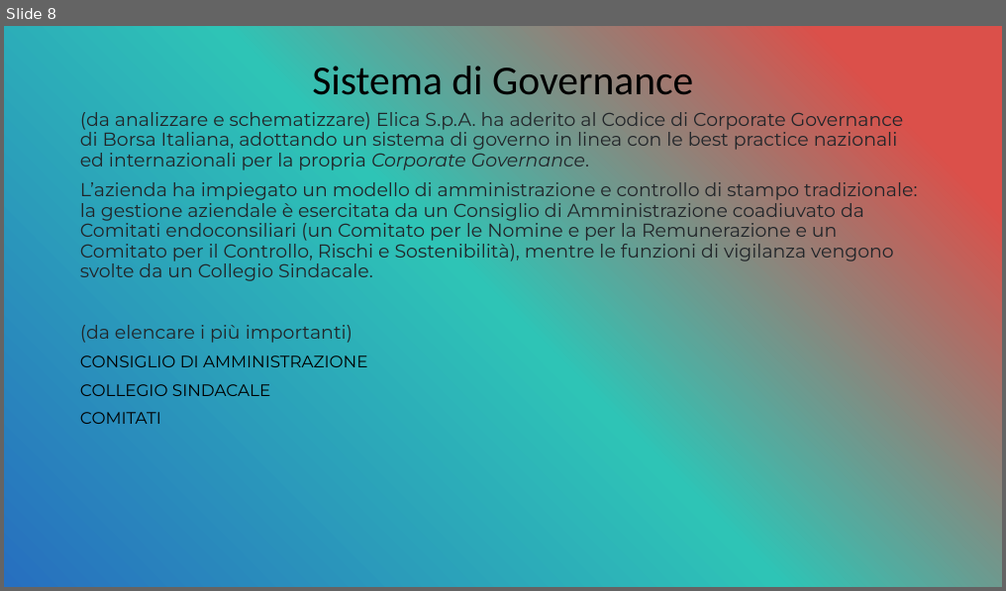
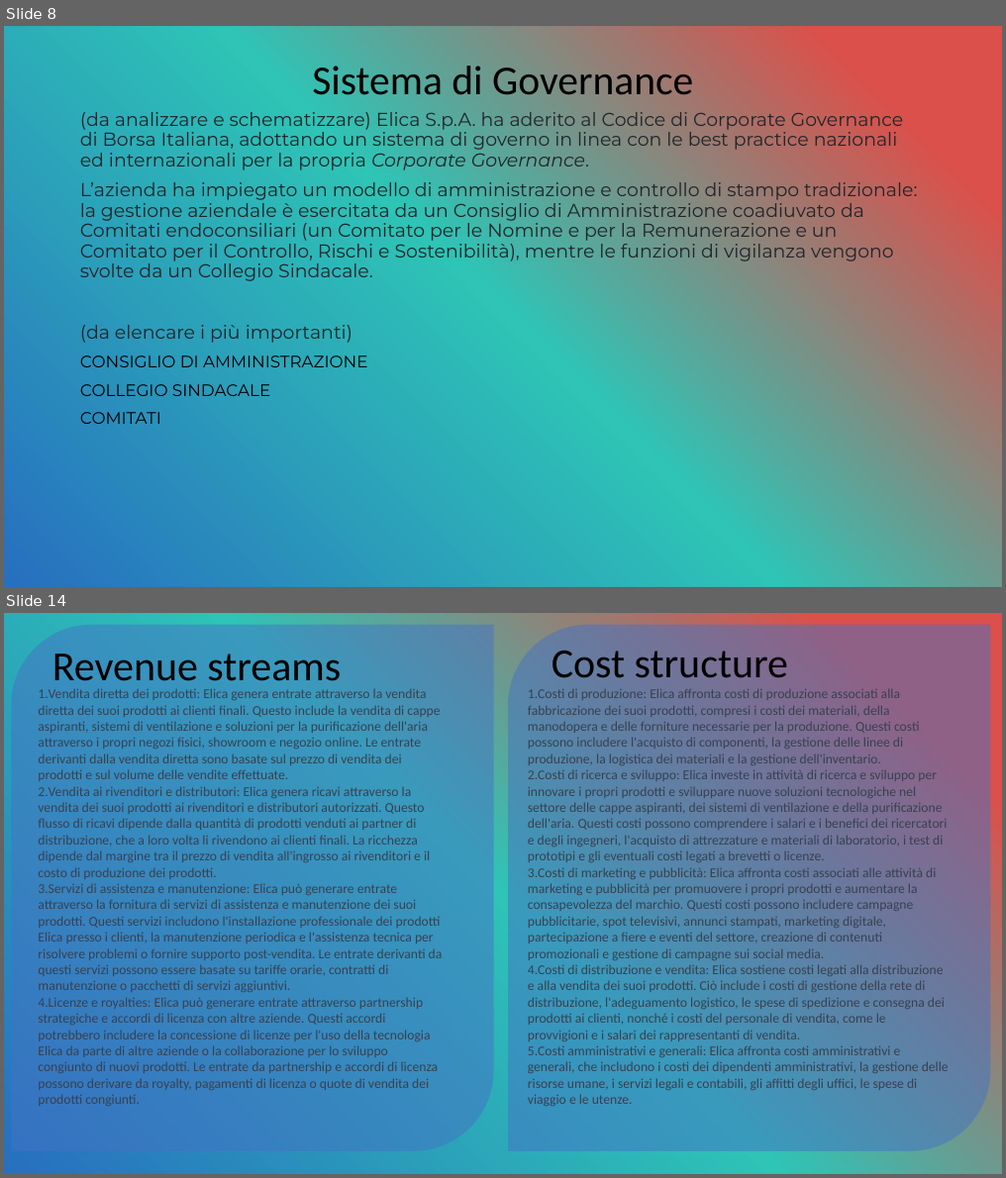
Before and after one commit to OMGitsDrake/PWEOA23-IDueMoschettieri, a slide deck: I Due Moschettieri.pptx. Shown one above the other, each under a label of ours: slide 8 before the commit, slides 8 and 14 after it; the slides between them are not shown. The pictures are 1006x591 and 1006x1178 pixels, drawn with LibreOffice and Linux fonts; fonts in the diff are those of the drawing. Boxes give left, top, right and bottom in pixels: in the first picture for what was removed or moved away, otherwise in the second. Text is boxed around its words. In the diff, an @@ line names an element or a change of style, - is before the commit and + after.

Commit message:
bmc

```diff
--- a/I Due Moschettieri.pptx
+++ b/I Due Moschettieri.pptx
@@ slide 14 added at box(4, 613, 1002, 1174), background gradient #DB504A to #2EC4B6 to #276FBF @@
@@ round diag rect added at box(12, 624, 494, 1152), fill #4472C4 at 50% opacity @@
@@ round diag rect added at box(508, 624, 990, 1152), fill #4472C4 at 50% opacity @@
@@ text added at box(53, 654, 341, 691), 40 pt, text #000000 @@
+Revenue streams
@@ text added at box(551, 651, 788, 678), 40 pt, text #000000 @@
+Cost structure
@@ text added at box(38, 688, 443, 1106), 13 pt, text #374151 @@
+1. Vendita diretta dei prodotti: Elica genera entrate attraverso la vendita diretta dei suoi prodotti ai clienti finali. Questo include la vendita di cappe aspiranti, sistemi di ventilazione e soluzioni per la purificazione dell'aria attraverso i propri negozi fisici, showroom e negozio online. Le entrate derivanti dalla vendita diretta sono basate sul prezzo di vendita dei prodotti e sul volume delle vendite effettuate.
+2. Vendita ai rivenditori e distributori: Elica genera ricavi attraverso la vendita dei suoi prodotti ai rivenditori e distributori autorizzati. Questo flusso di ricavi dipende dalla quantità di prodotti venduti ai partner di distribuzione, che a loro volta li rivendono ai clienti finali. La ricchezza dipende dal margine tra il prezzo di vendita all'ingrosso ai rivenditori e il costo di produzione dei prodotti.
+3. Servizi di assistenza e manutenzione: Elica può generare entrate attraverso la fornitura di servizi di assistenza e manutenzione dei suoi prodotti. Questi servizi includono l'installazione professionale dei prodotti Elica presso i clienti, la manutenzione periodica e l'assistenza tecnica per risolvere problemi o fornire supporto post-vendita. Le entrate derivanti da questi servizi possono essere basate su tariffe orarie, contratti di manutenzione o pacchetti di servizi aggiuntivi.
+4. Licenze e royalties: Elica può generare entrate attraverso partnership strategiche e accordi di licenza con altre aziende. Questi accordi potrebbero includere la concessione di licenze per l'uso della tecnologia Elica da parte di altre aziende o la collaborazione per lo sviluppo congiunto di nuovi prodotti. Le entrate da partnership e accordi di licenza possono derivare da royalty, pagamenti di licenza o quote di vendita dei prodotti congiunti.
@@ text added at box(528, 689, 948, 1106), 13 pt, text #374151 @@
+1. Costi di produzione: Elica affronta costi di produzione associati alla fabbricazione dei suoi prodotti, compresi i costi dei materiali, della manodopera e delle forniture necessarie per la produzione. Questi costi possono includere l'acquisto di componenti, la gestione delle linee di produzione, la logistica dei materiali e la gestione dell'inventario.
+2. Costi di ricerca e sviluppo: Elica investe in attività di ricerca e sviluppo per innovare i propri prodotti e sviluppare nuove soluzioni tecnologiche nel settore delle cappe aspiranti, dei sistemi di ventilazione e della purificazione dell'aria. Questi costi possono comprendere i salari e i benefici dei ricercatori e degli ingegneri, l'acquisto di attrezzature e materiali di laboratorio, i test di prototipi e gli eventuali costi legati a brevetti o licenze.
+3. Costi di marketing e pubblicità: Elica affronta costi associati alle attività di marketing e pubblicità per promuovere i propri prodotti e aumentare la consapevolezza del marchio. Questi costi possono includere campagne pubblicitarie, spot televisivi, annunci stampati, marketing digitale, partecipazione a fiere e eventi del settore, creazione di contenuti promozionali e gestione di campagne sui social media.
+4. Costi di distribuzione e vendita: Elica sostiene costi legati alla distribuzione e alla vendita dei suoi prodotti. Ciò include i costi di gestione della rete di distribuzione, l'adeguamento logistico, le spese di spedizione e consegna dei prodotti ai clienti, nonché i costi del personale di vendita, come le provvigioni e i salari dei rappresentanti di vendita.
+5. Costi amministrativi e generali: Elica affronta costi amministrativi e generali, che includono i costi dei dipendenti amministrativi, la gestione delle risorse umane, i servizi legali e contabili, gli affitti degli uffici, le spese di viaggio e le utenze.
```
Also in this commit, not shown: 1 slide changed, 5 other slides added.
